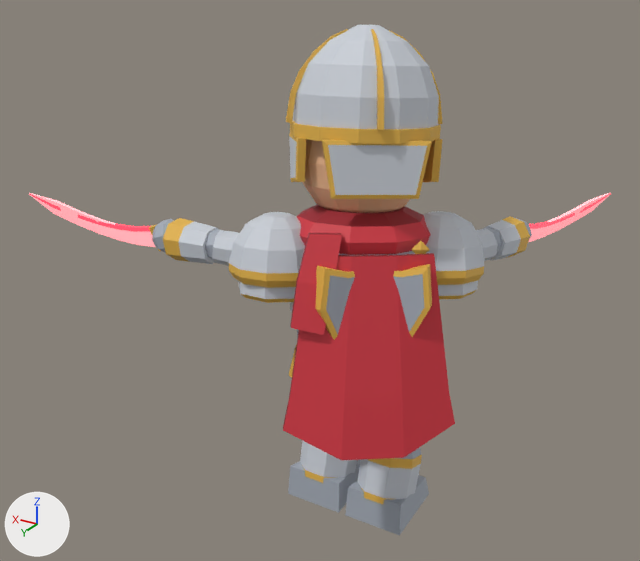
Before and after pictures for a commit that changed the glTF model public/dungeon/chars/assassin.meshopt.glb.
Rendered twice from a 50 mm camera at (-1.41, 2.61, 2.25) aimed at (0.37, -0.35, 0.76). Lighting does not change. The marker at lower left points along +X, +Y and +Z. The older version comes first. Both versions are drawn at frame 11 of the action 'skill1'; the numbers are the values there. Vertices at exactly the same position are counted once.

Names of what the first picture shows: 'body'.
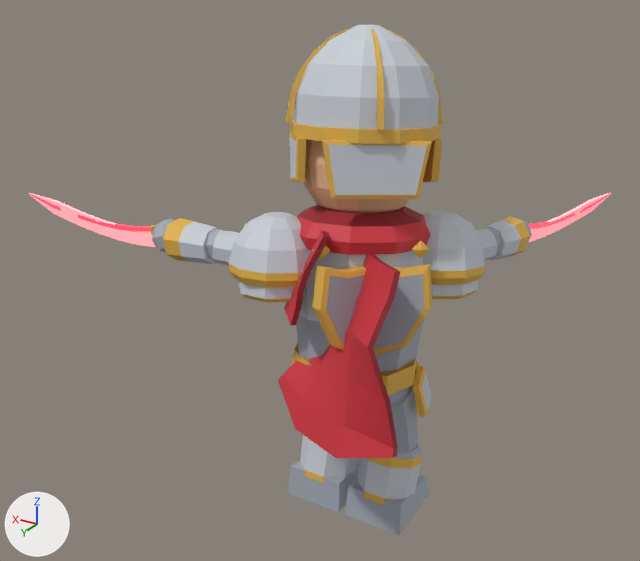
Where the change shows, as pixel boxes [x1, y1, x2, y2] in the pictures (640 x 561 px):
part 1 of me_body, rebuilt (13% narrower, 7% shorter): before [290, 233, 342, 335]; after [284, 231, 329, 326]
part 2 of me_body, cut back: before [283, 253, 455, 460]; after [278, 254, 400, 458]

Diff of the bpy script that builds the scene:
```diff
--- a/public/dungeon/chars/assassin.meshopt.glb.py
+++ b/public/dungeon/chars/assassin.meshopt.glb.py
@@ me_body @@
 # used by ob_body; location = (0.0, 0.0, 0.0)
-me_body.from_pydata(...)  # 1594 vertices, 2936 faces; spans x -0.57..1.36, y -1.29..0.45, z 0.0..1.86
+me_body.from_pydata(...)  # 1638 vertices, 3024 faces; spans x -0.57..1.36, y -1.29..0.4, z 0.0..1.86
+# me_body part 1: the loose piece of 12 vertices spanning x -0.05..0.07, y 0.17..0.37, z 0.9..1.22 is rebuilt with 24 vertices and now spans x -0.02..0.17, y 0.15..0.32, z 0.9..1.23
+# me_body part 2
+# 6 vertices are removed from x -0.44..0.05, y 0.05..0.45, z 0.47..0.58
+# 19 faces are deleted
+# 34 vertices move from x -0.4..0.05, y -0.02..0.41, z 0.47..1.15 to x -0.3..0.02, y -0.04..0.4, z 0.83..1.17
+# 38 vertices are added at x -0.35..0.23, y 0.03..0.4, z 0.48..0.86
+# 83 new faces join them, mat_m_assassin_opaque
 me_body.materials.append(mat_m_assassin_opaque)
```
